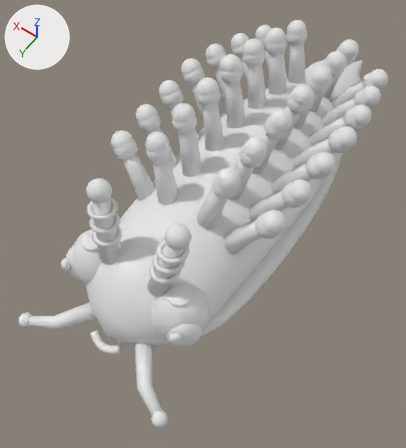
What one commit did to the FBX model EvolutionShop/Assets/EvolutionShop/Resources/Art/DioramaKit/DioramaDrizzler.fbx.
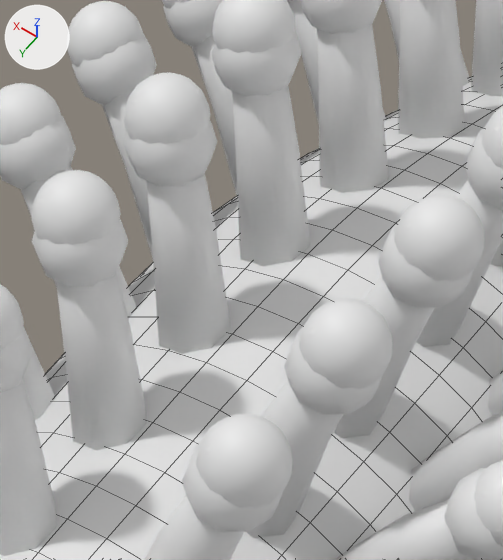
The first picture shows the older version from a 50 mm lens placed at (-0.307, 0.567, 0.627), pointed at (0.01, 0.124, -0.069). The close-ups show the older and then the newer version on the part from 40% to 73% of the width and 13% to 46% of the height of that picture. Only the edits that show in the close-ups are written down. The lights are fixed; the arrows at upper left show +X, +Y and +Z. The close-ups show mesh edges as thin lines. Where no turn or scale is listed for an object, it has been applied to the vertices.

Names of what the first close-up shows: 'Body', 'Crest pivot'.
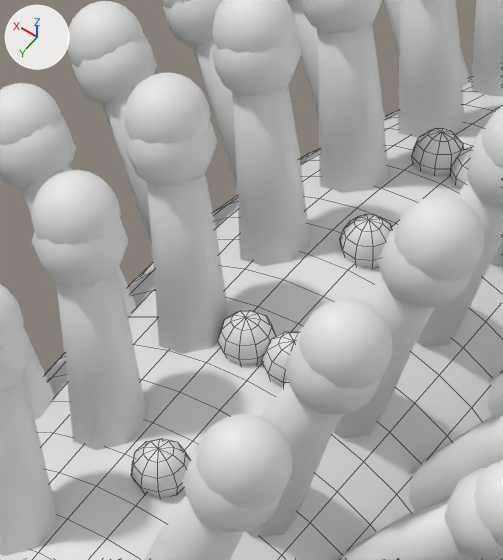
What differs and where, as boxes [x1, y1, x2, y2] in the close-ups (503 x 560 px):
part 1 of me_body_035, added
    after: [131, 128, 471, 498]

The change, as a diff of the scene's bpy script:
```diff
--- a/EvolutionShop/Assets/EvolutionShop/Resources/Art/DioramaKit/DioramaDrizzler.fbx.py
+++ b/EvolutionShop/Assets/EvolutionShop/Resources/Art/DioramaKit/DioramaDrizzler.fbx.py
@@ me_body_035 @@
 # used by ob_body; location = (0.0, 0.0, 0.0)
-me_body_035.from_pydata(...)  # 2072 vertices, 2138 faces; spans x -0.128..0.128, y -0.36..0.36, z -0.109..0.128
+me_body_035.from_pydata(...)  # 2696 vertices, 2858 faces; spans x -0.128..0.128, y -0.36..0.36, z -0.109..0.128
+# me_body_035 part 1: 624 vertices added at x -0.022..0.022, y -0.098..0.141, z 0.025..0.057
 me_body_035.materials.append(mat_dk_drizzlerbody)
@@ me_body_035 @@
 me_body_035.materials.append(mat_dk_drizzlerfin)
+me_body_035.materials.append(mat_dk_drizzleraccent)  # white #e7e7e7
+me_body_035.materials.append(mat_dk_glint)  # white #e7e7e7
```
